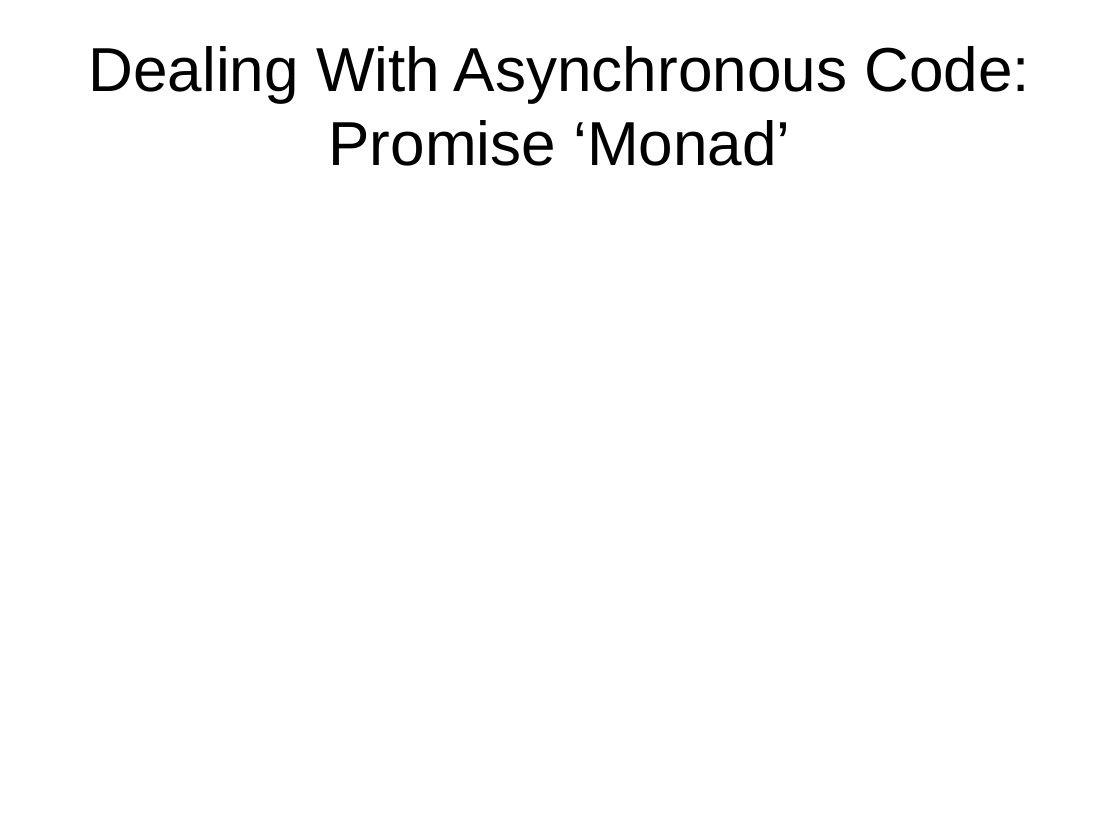
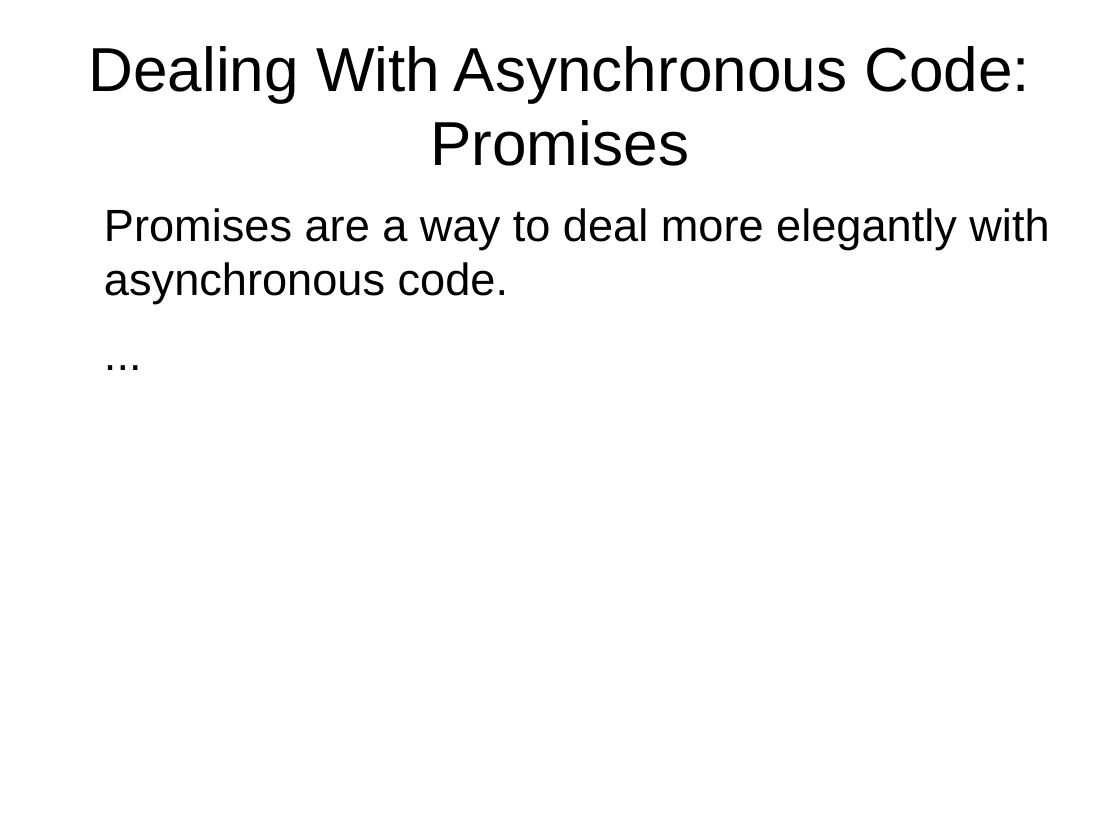
Before and after one commit to Magnitus-/FunctionalJsPresentation, a slide deck: slide 41 of Slides.odp (slide 30 before the commit). Drawn at 1120x840 pixels with LibreOffice and Linux fonts; fonts in the diff are those of the drawing. Boxes give left, top, right and bottom in pixels: in the first picture for what was removed or moved away, otherwise in the second. Text is boxed around its words. In the diff, an @@ line names an element or a change of style, - is before the commit and + after.

```diff
--- a/Slides.odp
+++ b/Slides.odp
@@ title at (88,46,1030,166): text changed @@
-Dealing With Asynchronous Code: Promise ‘Monad’
+Dealing With Asynchronous Code: Promises
@@ text added at (104,208,1049,304), 32 pt, text #000000 @@
+Promises are a way to deal more elegantly with asynchronous code.
+...
```
Also in this commit, not shown: 5 other slides changed, 14 slides added, 1 slide removed.
